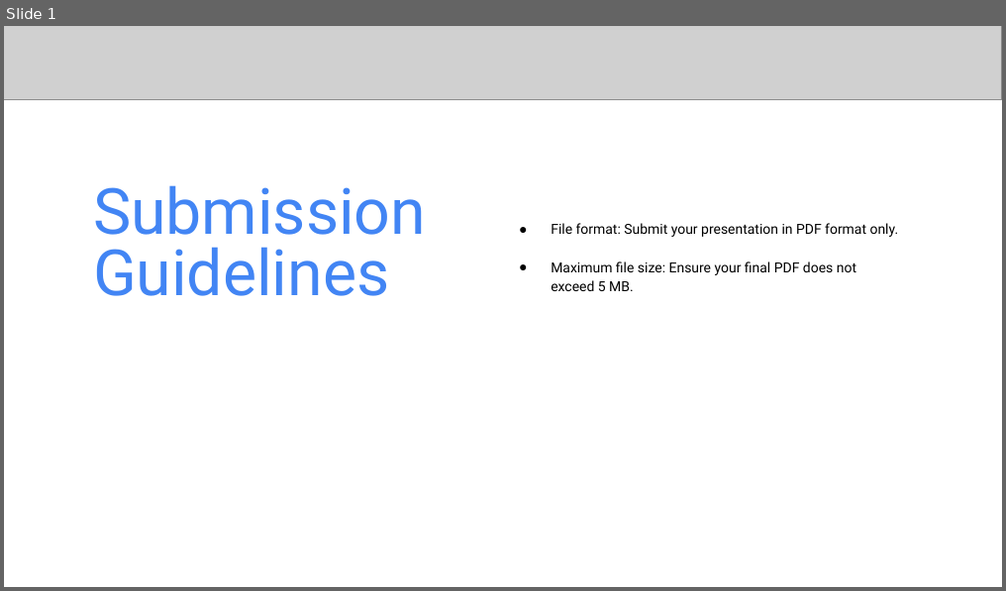
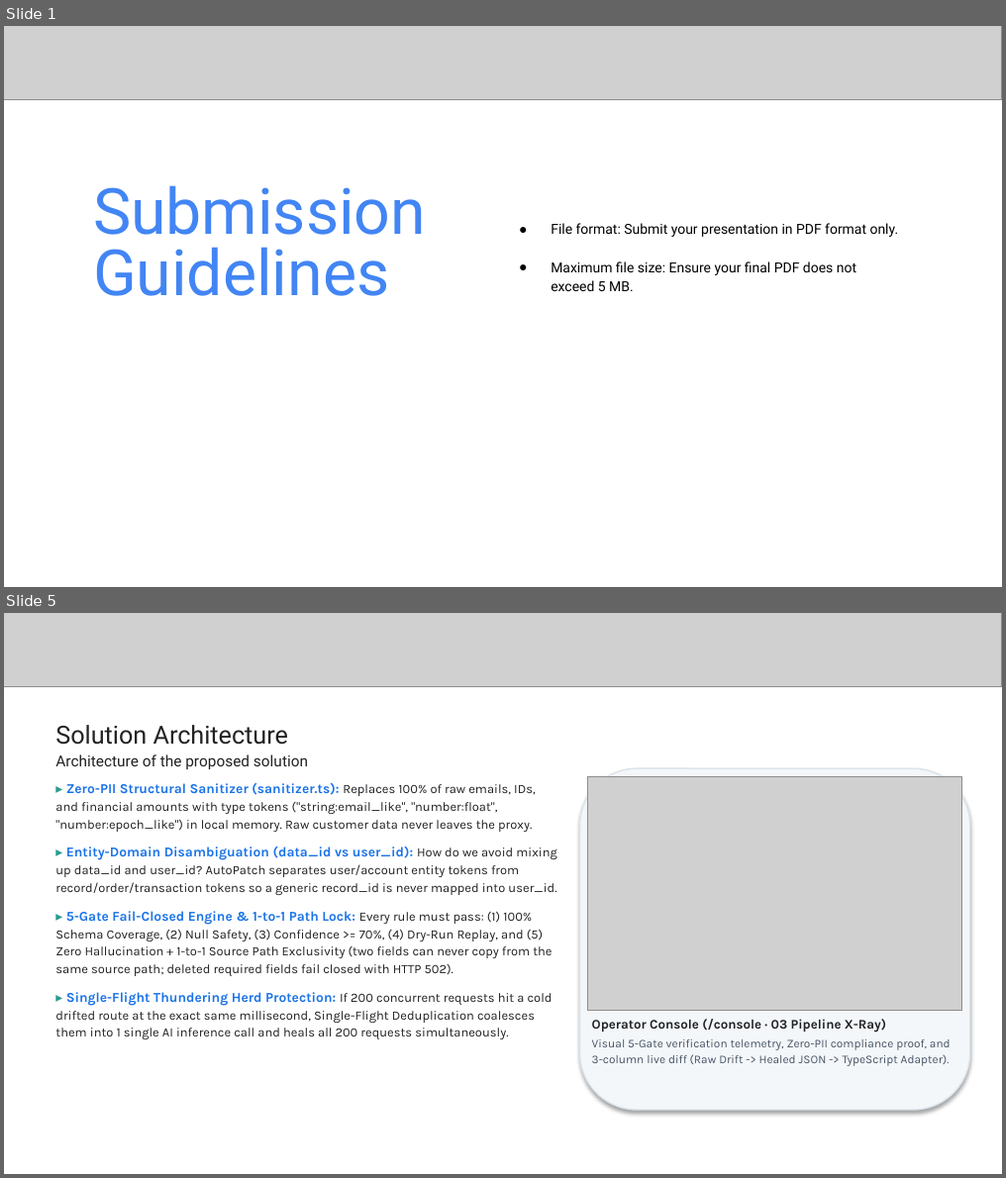
Before and after one commit to Asqi06/Buildathon, a slide deck: Startup_Buildathon_Coders_of_Bharat_AutoPatch.pptx. Shown one above the other, each under a label of ours: slide 1 before the commit, slides 1 and 5 after it; the slides between them are not shown. The pictures are 1006x591 and 1006x1178 pixels, drawn with LibreOffice and Linux fonts; fonts in the diff are those of the drawing; grey boxes stand for pictures. Boxes give left, top, right and bottom in pixels: in the first picture for what was removed or moved away, otherwise in the second. Text is boxed around its words. In the diff, an @@ line names an element or a change of style, - is before the commit and + after.

Commit message:
chore(deck): remove explicit % weights from UI and update pitch deck with clear explanations and live screenshots

```diff
--- a/Startup_Buildathon_Coders_of_Bharat_AutoPatch.pptx
+++ b/Startup_Buildathon_Coders_of_Bharat_AutoPatch.pptx
@@ slide 5 added at (4, 613, 1002, 1174), background #FFFFFF @@
@@ picture added at (4, 613, 1002, 687) @@
@@ text added at (55, 725, 308, 769), 11 pt, text #222222 @@
+Solution Architecture
+Architecture of the proposed solution
@@ text added at (55, 783, 557, 1040), 9.2 pt, text #202124 @@
+▸ Zero-PII Structural Sanitizer (sanitizer.ts): Replaces 100% of raw emails, IDs, and financial amounts with type tokens ("string:email_like", "number:float", "number:epoch_like") in local memory. Raw customer data never leaves the proxy.
+▸ Entity-Domain Disambiguation (data_id vs user_id): How do we avoid mixing up data_id and user_id? AutoPatch separates user/account entity tokens from record/order/transaction tokens so a generic record_id is never mapped into user_id.
+▸ 5-Gate Fail-Closed Engine & 1-to-1 Path Lock: Every rule must pass: (1) 100% Schema Coverage, (2) Null Safety, (3) Confidence >= 70%, (4) Dry-Run Replay, and (5) Zero Hallucination + 1-to-1 Source Path Exclusivity (two fields can never copy from the same source path; deleted required fields fail closed with HTTP 502).
+▸ Single-Flight Thundering Herd Protection: If 200 concurrent requests hit a cold drifted route at the exact same millisecond, Single-Flight Deduplication coalesces them into 1 single AI inference call and heals all 200 requests simultaneously.
@@ rounded rectangle added at (580, 768, 970, 1110), fill #F4F7F9, outline #DCE4EC 1 pt @@
@@ picture added at (588, 776, 962, 1010) @@
@@ text added at (592, 1019, 950, 1066), 8.5 pt, text #475467 @@
+Operator Console (/console · 03 Pipeline X-Ray)
+Visual 5-Gate verification telemetry, Zero-PII compliance proof, and 3-column live diff (Raw Drift -> Healed JSON -> TypeScript Adapter).
```
Also in this commit, not shown: 6 other slides added, 7 slides removed, 4 other files.
